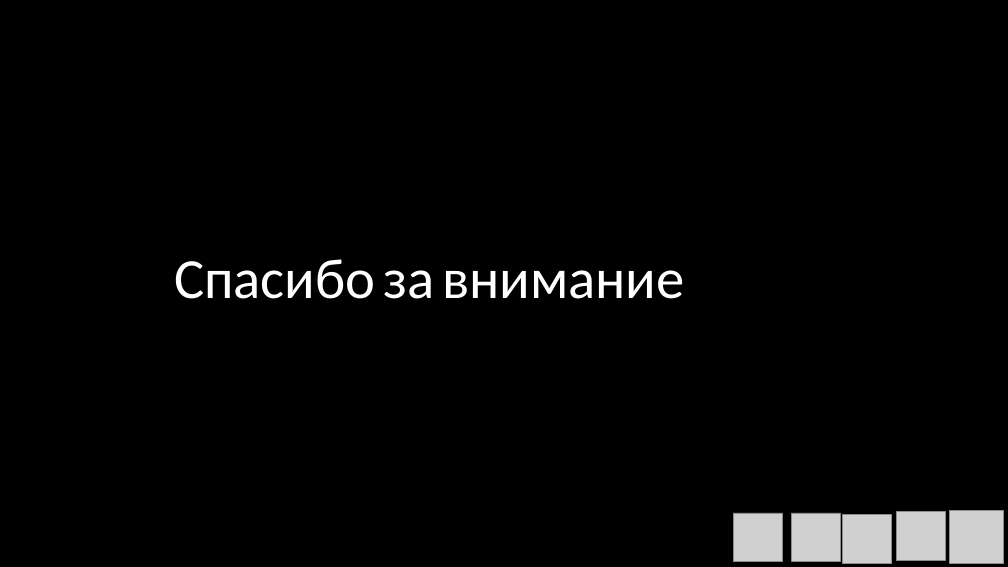
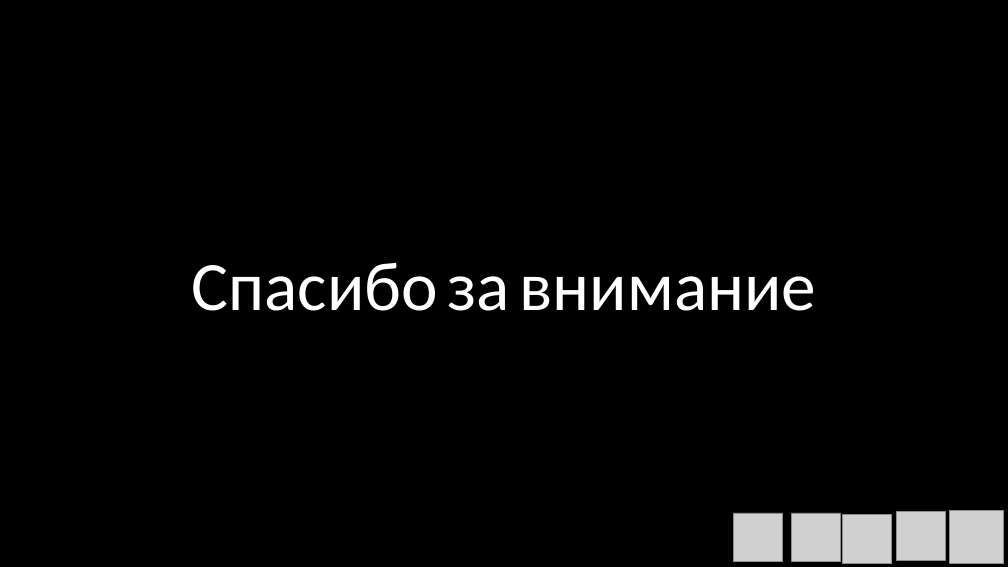
Before and after one commit to voronov-nikita/teplica-predprof, a slide deck: slide 7 of документация и презентация/Автоматизированная система удаленного управления теплицей.pptx. Drawn at 1008x567 pixels with LibreOffice and Linux fonts; fonts in the diff are those of the drawing; grey boxes stand for pictures; background and template pictures are left out. Boxes give left, top, right and bottom in pixels: in the first picture for what was removed or moved away, otherwise in the second. Text is boxed around its words. In the diff, an @@ line names an element or a change of style, - is before the commit and + after.

```diff
--- a/документация и презентация/Автоматизированная система удаленного управления теплицей.pptx
+++ b/документация и презентация/Автоматизированная система удаленного управления теплицей.pptx
@@ text "Спасибо за внимание": place and size @@
-text "Спасибо за внимание" at <box>174,259,685,299</box>
+text "Спасибо за внимание" at <box>192,263,816,311</box>
@@ text "Спасибо за внимание" at <box>192,263,816,311</box>: size 54 to 66 pt; alignment left to centre @@
```
Also in this commit, not shown: 3 other slides changed, 1 other file.
